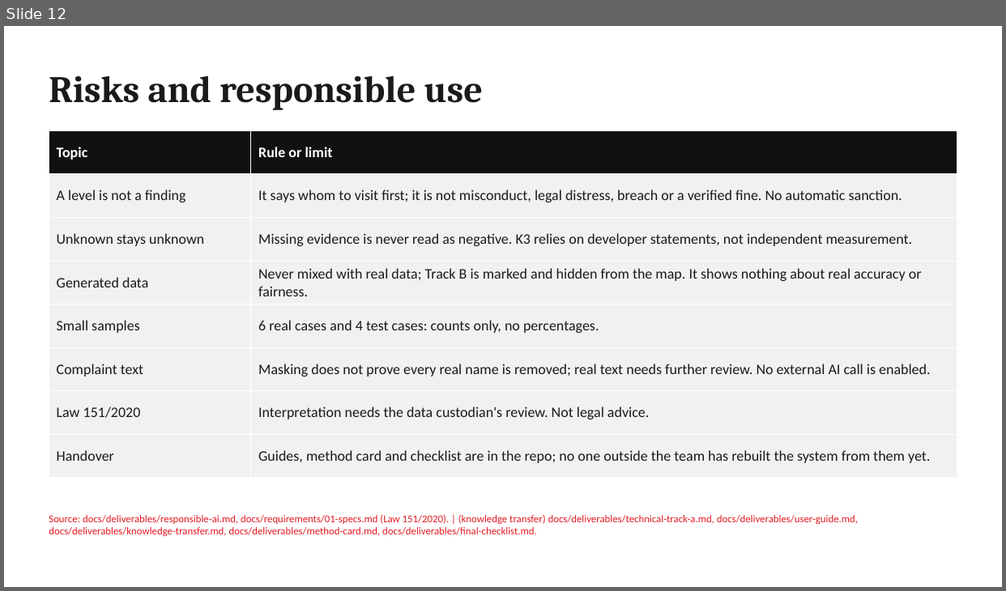
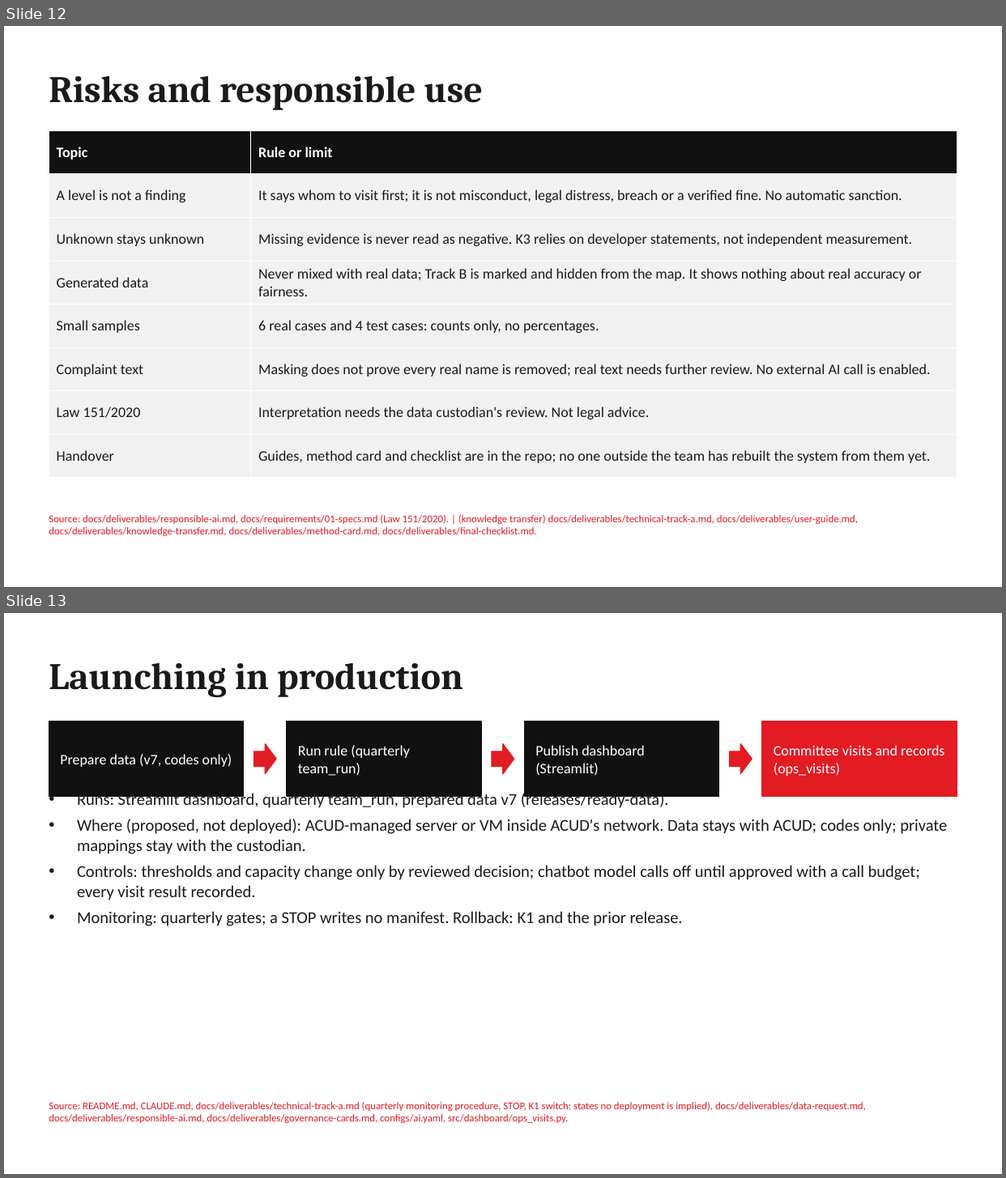
Before and after one commit to elsayedelmandoh/spaceeye-geoai, a slide deck: docs/deliverables/01-presentation/presentation.pptx. Shown one above the other, each under a label of ours: slide 12 before the commit, slides 12 and 13 after it. The pictures are 1006x591 and 1006x1178 pixels, drawn with LibreOffice and Linux fonts; fonts in the diff are those of the drawing. Boxes give left, top, right and bottom in pixels: in the first picture for what was removed or moved away, otherwise in the second. Text is boxed around its words. In the diff, an @@ line names an element or a change of style, - is before the commit and + after.

Commit message:
docs: deck slide 10b, launching in production (proposed, not deployed); keep 12:00

```diff
--- a/docs/deliverables/01-presentation/presentation.pptx
+++ b/docs/deliverables/01-presentation/presentation.pptx
@@ slide 13 added at (4, 613, 1002, 1174), background #FFFFFF @@
@@ text added at (49, 663, 463, 697), 36 pt, text #1A1A1A, bold @@
+Launching in production
@@ rectangle added at (49, 722, 244, 796), fill #111111, outline #111111 1 pt @@
@@ rectangle added at (287, 722, 482, 796), fill #111111, outline #111111 1 pt @@
@@ rectangle added at (524, 722, 719, 796), fill #111111, outline #111111 1 pt @@
@@ rectangle added at (762, 722, 957, 796), fill #E31B23, outline #E31B23 1 pt @@
@@ text added at (60, 754, 232, 767), 14 pt, text #FFFFFF @@
+Prepare data (v7, codes only)
@@ right arrow added at (254, 744, 276, 774), fill #E31B23, outline #E31B23 1 pt @@
@@ text added at (298, 745, 410, 776), 14 pt, text #FFFFFF @@
+Run rule (quarterly team_run)
@@ right arrow added at (492, 744, 513, 774), fill #E31B23, outline #E31B23 1 pt @@
@@ text added at (535, 745, 645, 776), 14 pt, text #FFFFFF @@
+Publish dashboard (Streamlit)
@@ right arrow added at (730, 744, 752, 774), fill #E31B23, outline #E31B23 1 pt @@
@@ text added at (774, 745, 944, 776), 14 pt, text #FFFFFF @@
+Committee visits and records (ops_visits)
@@ text added at (77, 791, 947, 926), 16 pt, text #1A1A1A @@
+• Runs: Streamlit dashboard, quarterly team_run, prepared data v7 (releases/ready-data).
+• Where (proposed, not deployed): ACUD-managed server or VM inside ACUD's network. Data stays with ACUD; codes only; private mappings stay with the custodian.
+• Controls: thresholds and capacity change only by reviewed decision; chatbot model calls off until approved with a call budget; every visit result recorded.
+• Monitoring: quarterly gates; a STOP writes no manifest. Rollback: K1 and the prior release.
@@ text added at (49, 1102, 866, 1123), 10 pt, text #E31B23 @@
+Source: README.md, CLAUDE.md, docs/deliverables/technical-track-a.md (quarterly monitoring procedure, STOP, K1 switch; states no deployment is implied), docs/deliverables/data-request.md, docs/deliverables/responsible-ai.md, docs/deliverables/governance-cards.md, configs/ai.yaml, src/dashboard/ops_visits.py.
```
Also in this commit, not shown: 4 other files.
